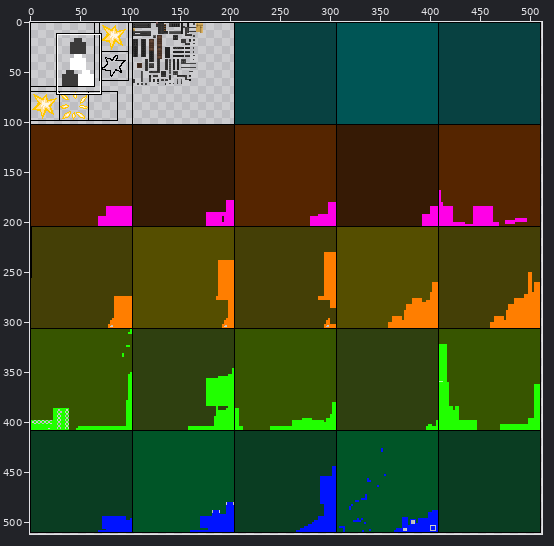
File history of a sprite sheet, src/main/resources/assets/nukacraft/textures/guns/scout10mm/scout10mm.png. The picture above shows the old version from afar; the outline marks the close-up.
Close-up. As it was:
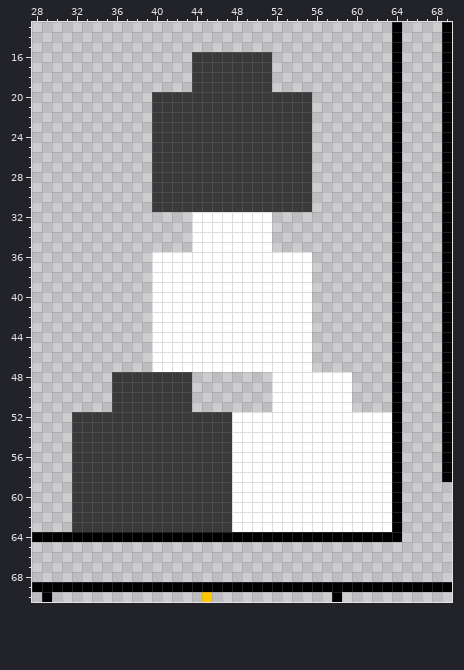
The file is 512x512 pixels. Colours within 5 levels of each other are drawn and written as one. Shown: x 28..69, y 13..70.
New version:
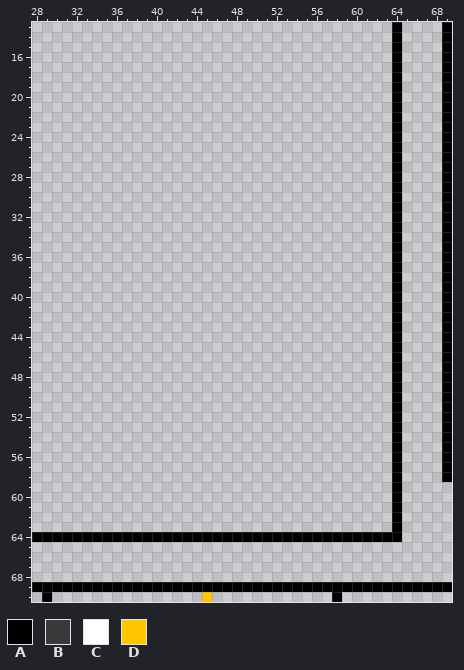
Palette (. is transparent): A #000000  B #3b3a3a  C #ffffff  D #ffc700
Changes in this commit:
@@ x 28..69 @@
 15 ....................................A....A
-16 ................BBBBBBBB............A....A
-17 ................BBBBBBBB............A....A
-18 ................BBBBBBBB............A....A
-19 ................BBBBBBBB............A....A
-20 ............BBBBBBBBBBBBBBBB........A....A
-21 ............BBBBBBBBBBBBBBBB........A....A
-22 ............BBBBBBBBBBBBBBBB........A....A
-23 ............BBBBBBBBBBBBBBBB........A....A
-24 ............BBBBBBBBBBBBBBBB........A....A
-25 ............BBBBBBBBBBBBBBBB........A....A
-26 ............BBBBBBBBBBBBBBBB........A....A
-27 ............BBBBBBBBBBBBBBBB........A....A
-28 ............BBBBBBBBBBBBBBBB........A....A
-29 ............BBBBBBBBBBBBBBBB........A....A
-30 ............BBBBBBBBBBBBBBBB........A....A
-31 ............BBBBBBBBBBBBBBBB........A....A
-32 ................CCCCCCCC............A....A
-33 ................CCCCCCCC............A....A
-34 ................CCCCCCCC............A....A
-35 ................CCCCCCCC............A....A
-36 ............CCCCCCCCCCCCCCCC........A....A
-37 ............CCCCCCCCCCCCCCCC........A....A
-38 ............CCCCCCCCCCCCCCCC........A....A
-39 ............CCCCCCCCCCCCCCCC........A....A
-40 ............CCCCCCCCCCCCCCCC........A....A
-41 ............CCCCCCCCCCCCCCCC........A....A
-42 ............CCCCCCCCCCCCCCCC........A....A
-43 ............CCCCCCCCCCCCCCCC........A....A
-44 ............CCCCCCCCCCCCCCCC........A....A
-45 ............CCCCCCCCCCCCCCCC........A....A
-46 ............CCCCCCCCCCCCCCCC........A....A
-47 ............CCCCCCCCCCCCCCCC........A....A
-48 ........BBBBBBBB........CCCCCCCC....A....A
-49 ........BBBBBBBB........CCCCCCCC....A....A
-50 ........BBBBBBBB........CCCCCCCC....A....A
-51 ........BBBBBBBB........CCCCCCCC....A....A
-52 ....BBBBBBBBBBBBBBBBCCCCCCCCCCCCCCCCA....A
-53 ....BBBBBBBBBBBBBBBBCCCCCCCCCCCCCCCCA....A
-54 ....BBBBBBBBBBBBBBBBCCCCCCCCCCCCCCCCA....A
-55 ....BBBBBBBBBBBBBBBBCCCCCCCCCCCCCCCCA....A
-56 ....BBBBBBBBBBBBBBBBCCCCCCCCCCCCCCCCA....A
-57 ....BBBBBBBBBBBBBBBBCCCCCCCCCCCCCCCCA....A
-58 ....BBBBBBBBBBBBBBBBCCCCCCCCCCCCCCCCA....A
-59 ....BBBBBBBBBBBBBBBBCCCCCCCCCCCCCCCCA.....
-60 ....BBBBBBBBBBBBBBBBCCCCCCCCCCCCCCCCA.....
-61 ....BBBBBBBBBBBBBBBBCCCCCCCCCCCCCCCCA.....
-62 ....BBBBBBBBBBBBBBBBCCCCCCCCCCCCCCCCA.....
-63 ....BBBBBBBBBBBBBBBBCCCCCCCCCCCCCCCCA.....
+16 ....................................A....A
+17 ....................................A....A
+18 ....................................A....A
+19 ....................................A....A
+20 ....................................A....A
+21 ....................................A....A
+22 ....................................A....A
+23 ....................................A....A
+24 ....................................A....A
+25 ....................................A....A
+26 ....................................A....A
+27 ....................................A....A
+28 ....................................A....A
+29 ....................................A....A
+30 ....................................A....A
+31 ....................................A....A
+32 ....................................A....A
+33 ....................................A....A
+34 ....................................A....A
+35 ....................................A....A
+36 ....................................A....A
+37 ....................................A....A
+38 ....................................A....A
+39 ....................................A....A
+40 ....................................A....A
+41 ....................................A....A
+42 ....................................A....A
+43 ....................................A....A
+44 ....................................A....A
+45 ....................................A....A
+46 ....................................A....A
+47 ....................................A....A
+48 ....................................A....A
+49 ....................................A....A
+50 ....................................A....A
+51 ....................................A....A
+52 ....................................A....A
+53 ....................................A....A
+54 ....................................A....A
+55 ....................................A....A
+56 ....................................A....A
+57 ....................................A....A
+58 ....................................A....A
+59 ....................................A.....
+60 ....................................A.....
+61 ....................................A.....
+62 ....................................A.....
+63 ....................................A.....
 64 AAAAAAAAAAAAAAAAAAAAAAAAAAAAAAAAAAAAA.....
